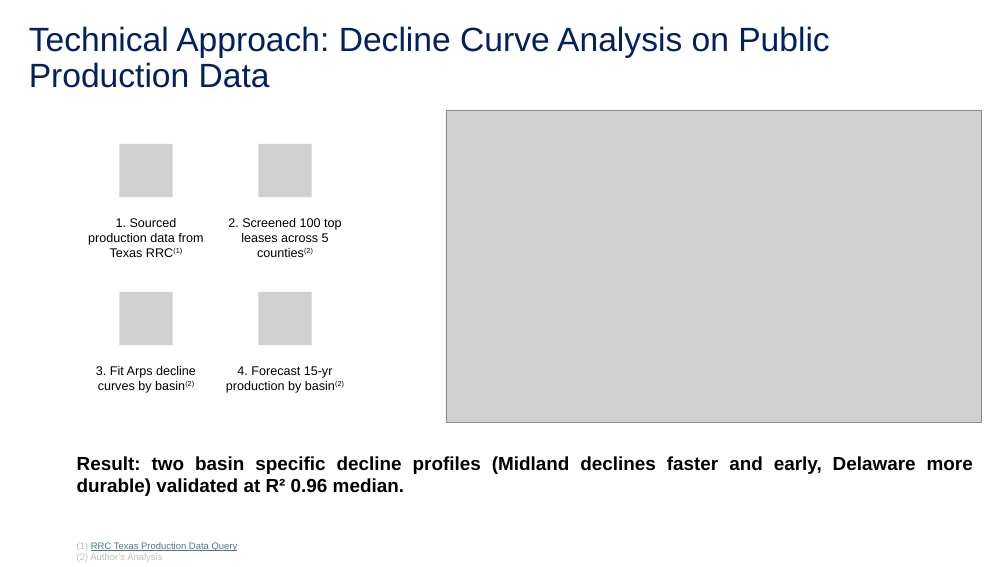
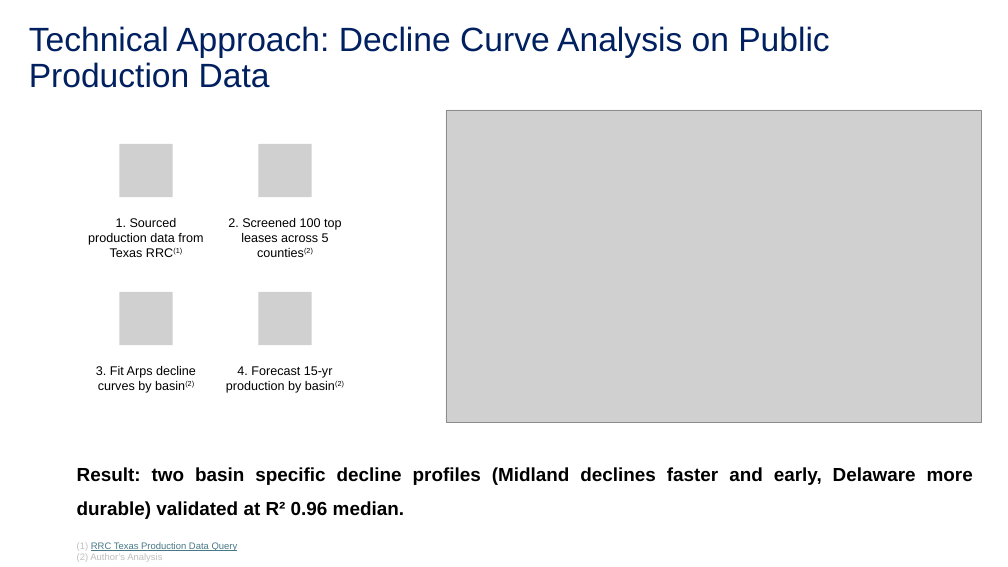
Before and after one commit to Vandan-03/Indpendent-Study, a slide deck: slide 3 of Presentation/Independent Asset Valuation Study.pptx. Drawn at 1008x567 pixels with LibreOffice and Linux fonts; fonts in the diff are those of the drawing; grey boxes stand for pictures. Boxes give left, top, right and bottom in pixels: in the first picture for what was removed or moved away, otherwise in the second. Text is boxed around its words. In the diff, an @@ line names an element or a change of style, - is before the commit and + after.

```diff
--- a/Presentation/Independent Asset Valuation Study.pptx
+++ b/Presentation/Independent Asset Valuation Study.pptx
@@ text "Result: two basin specific decline ..." at [77,467,973,519]: line spacing 1 to 1.5 @@
```
Also in this commit, not shown: 4 other slides changed, 1 slide added, 8 other files.
